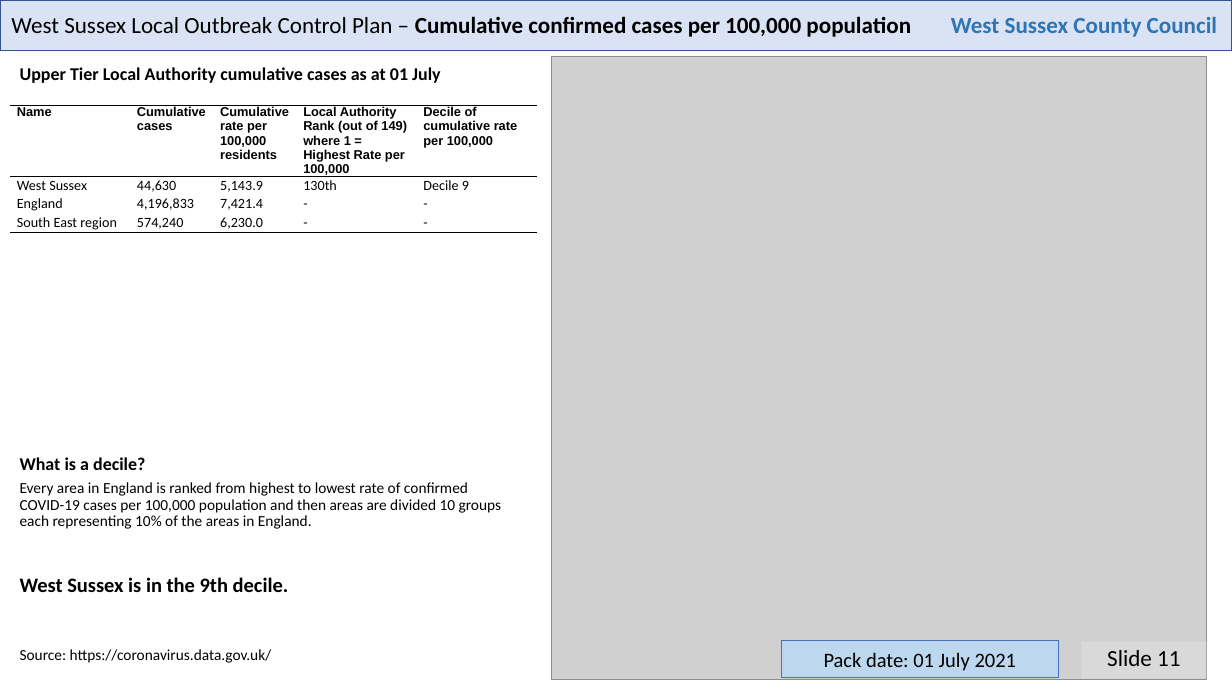
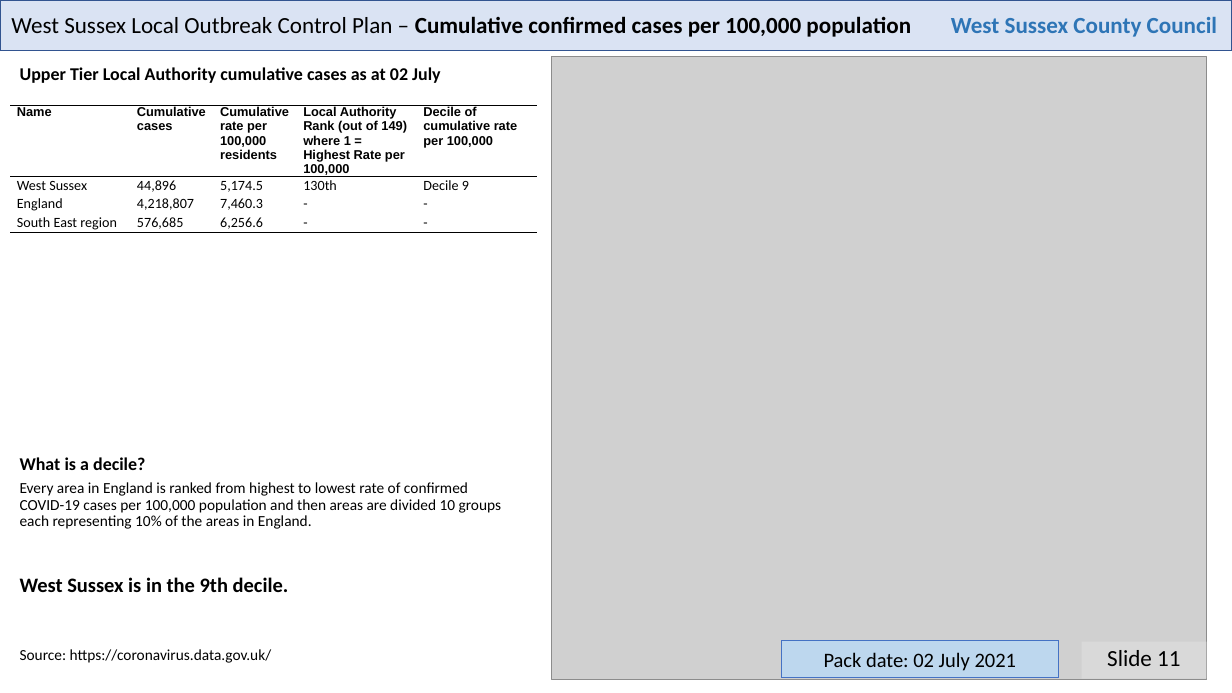
Before and after one commit to psychty/wsx_covid_datapack_public, a slide deck: slide 11 of Latest_West_Sussex_C19_slide_deck.pptx. Drawn at 1232x693 pixels with LibreOffice and Linux fonts; fonts in the diff are those of the drawing; grey boxes stand for pictures. Boxes give left, top, right and bottom in pixels: in the first picture for what was removed or moved away, otherwise in the second. Text is boxed around its words. In the diff, an @@ line names an element or a change of style, - is before the commit and + after.

Commit message:
July 2

```diff
--- a/Latest_West_Sussex_C19_slide_deck.pptx
+++ b/Latest_West_Sussex_C19_slide_deck.pptx
@@ text at [20,67,441,83]: text changed @@
-Upper Tier Local Authority cumulative cases as at 01 July
+Upper Tier Local Authority cumulative cases as at 02 July
@@ table at [10,105,537,361] @@
-row 2, column 2: 44,630
+row 2, column 2: 44,896
-row 2, column 3: 5,143.9
+row 2, column 3: 5,174.5
-row 3, column 2: 4,196,833
+row 3, column 2: 4,218,807
-row 3, column 3: 7,421.4
+row 3, column 3: 7,460.3
-row 4, column 2: 574,240
+row 4, column 2: 576,685
-row 4, column 3: 6,230.0
+row 4, column 3: 6,256.6
@@ text in rectangle at [824,652,1016,671]: text changed @@
-Pack date: 01 July 2021
+Pack date: 02 July 2021
```
Also in this commit, not shown: 21 other slides changed, 57 other files.
